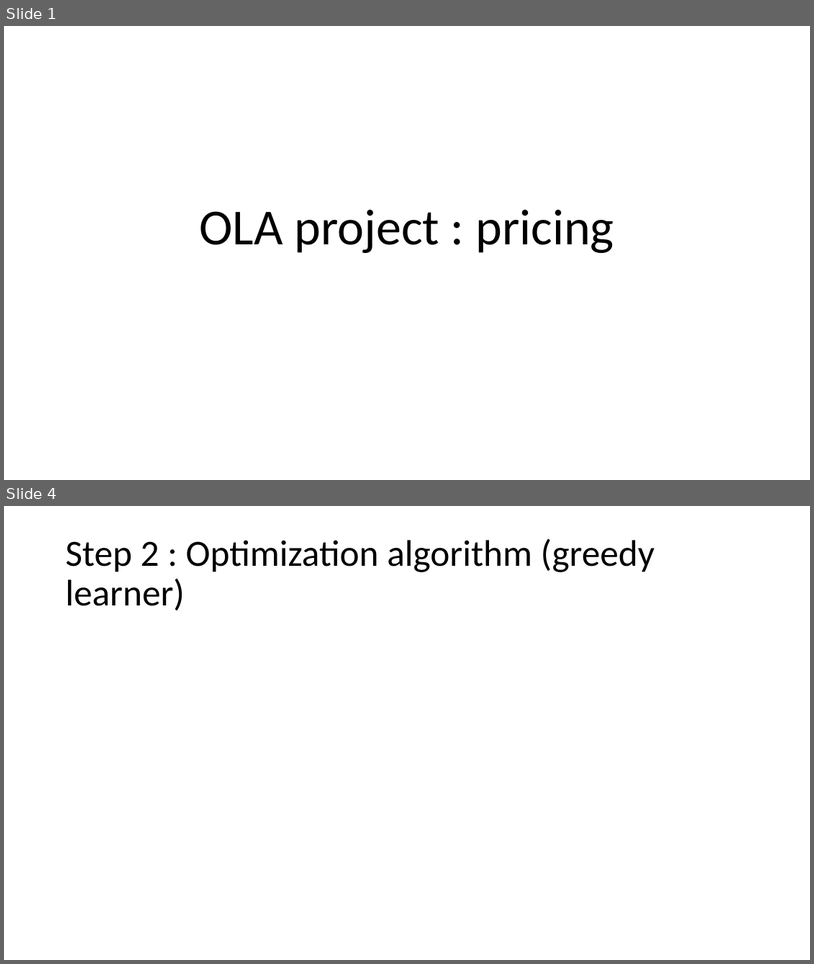
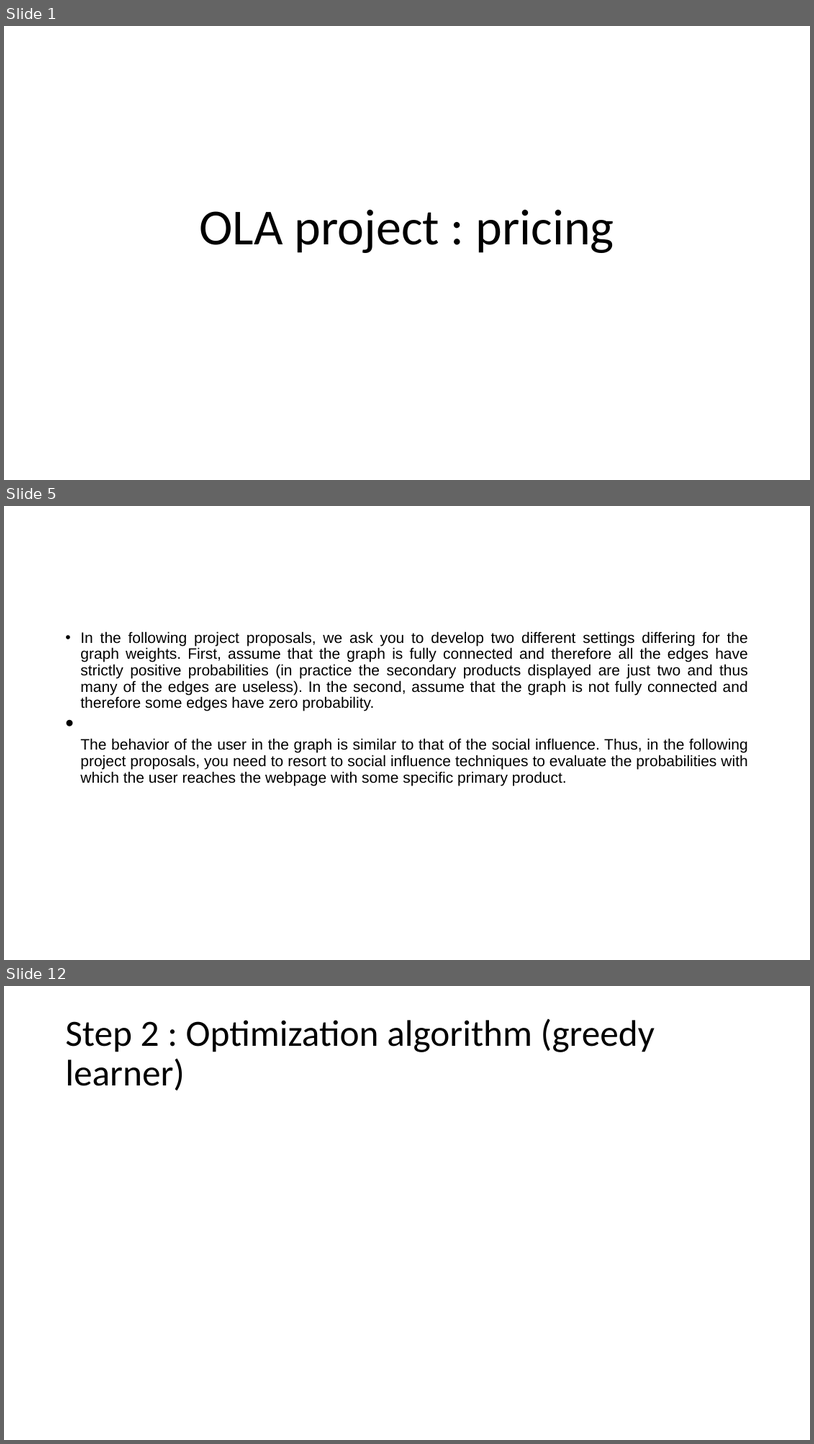
Before and after one commit to Anas-Bahtaoui/Online-Learning, a slide deck: project_slides.pptx. Shown one above the other, each under a label of ours: slides 1 and 4 before the commit, slides 1, 5 and 12 after it; the slides between them are not shown. The pictures are 814x964 and 814x1444 pixels, drawn with LibreOffice and Linux fonts; fonts in the diff are those of the drawing. Boxes give left, top, right and bottom in pixels: in the first picture for what was removed or moved away, otherwise in the second. Text is boxed around its words. In the diff, an @@ line names an element or a change of style, - is before the commit and + after.

Commit message:
few changes (just ignore them for now)

```diff
--- a/project_slides.pptx
+++ b/project_slides.pptx
@@ slide 5 added at (x1=4, y1=506, x2=810, y2=960), background #FFFFFF @@
@@ text added at (x1=80, y1=631, x2=748, y2=785), 18 pt, text #000000 @@
+• In the following project proposals, we ask you to develop two different settings differing for the graph weights. First, assume that the graph is fully connected and therefore all the edges have strictly positive probabilities (in practice the secondary products displayed are just two and thus many of the edges are useless). In the second, assume that the graph is not fully connected and therefore some edges have zero probability.
+• The behavior of the user in the graph is similar to that of the social influence. Thus, in the following project proposals, you need to resort to social influence techniques to evaluate the probabilities with which the user reaches the webpage with some specific primary product.
@@ what was slide 4 is now slide 12 @@
```
Also in this commit, not shown: 1 slide changed, 8 other slides added, 1 slide removed.
